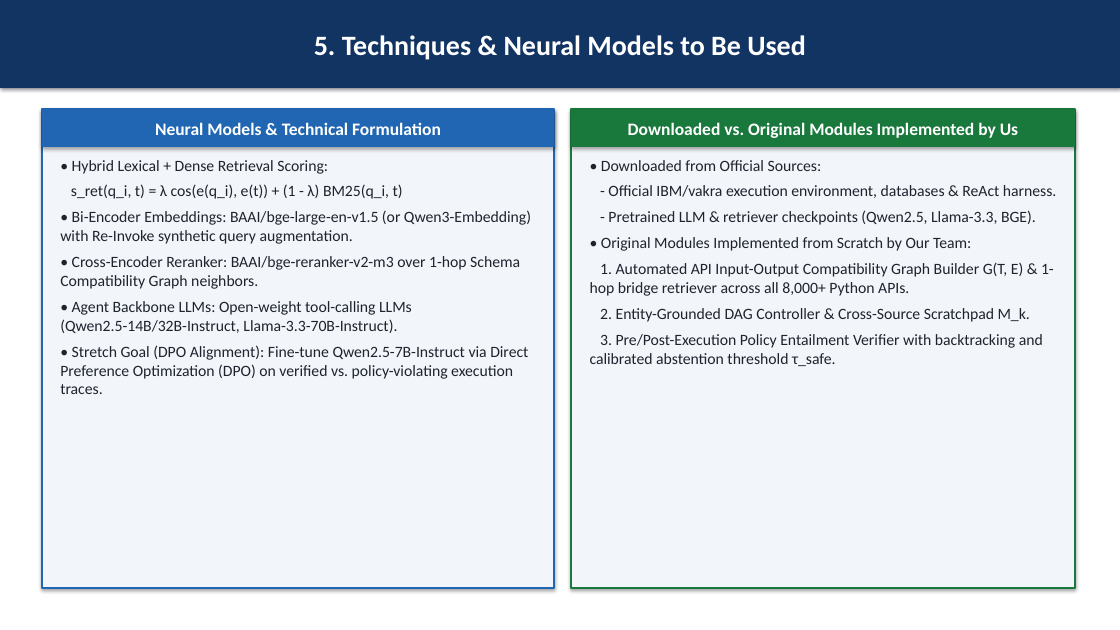
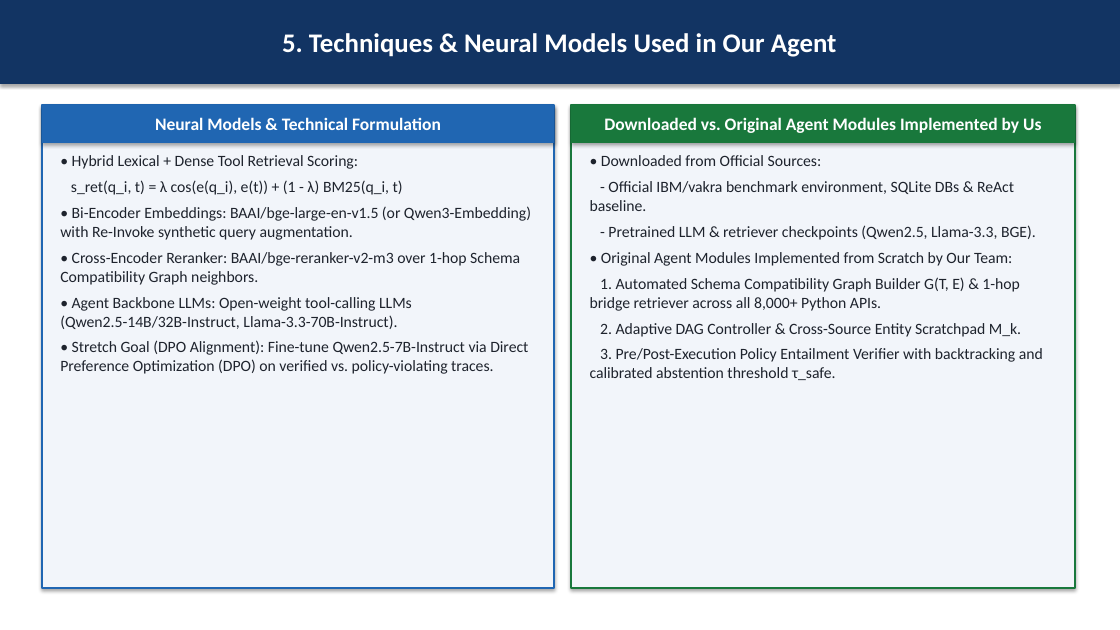
Before and after one commit to NancyHisham/SemEval-2027-Task-11-VAKRA-Advanced, a slide deck: slide 6 of Presentation_VAKRA_Nov21.pptx. Drawn at 1120x630 pixels with LibreOffice and Linux fonts; fonts in the diff are those of the drawing. Boxes give left, top, right and bottom in pixels: in the first picture for what was removed or moved away, otherwise in the second. Text is boxed around its words. In the diff, an @@ line names an element or a change of style, - is before the commit and + after.

```diff
--- a/Presentation_VAKRA_Nov21.pptx
+++ b/Presentation_VAKRA_Nov21.pptx
@@ rectangle "5. Techniques & Neural Models ...": place and size @@
-rectangle "5. Techniques & Neural Models ..." at box(0, 0, 1120, 88)
+rectangle "5. Techniques & Neural Models ..." at box(0, 0, 1120, 84)
@@ text in rectangle at box(282, 33, 837, 57): text changed; size 24 to 23 pt @@
-5. Techniques & Neural Models to Be Used
+5. Techniques & Neural Models Used in Our Agent
@@ rectangle "Neural Models & Technical Formulation": place and size @@
-rectangle "Neural Models & Technical Formulation" at box(42, 109, 555, 147)
+rectangle "Neural Models & Technical Formulation" at box(42, 105, 555, 143)
@@ rectangle: place and size @@
-rectangle at box(42, 109, 555, 588)
+rectangle at box(42, 105, 555, 588)
@@ rectangle "Downloaded vs. Original Agent Modules ...": place and size @@
-rectangle "Downloaded vs. Original Agent Modules ..." at box(571, 109, 1075, 147)
+rectangle "Downloaded vs. Original Agent Modules ..." at box(571, 105, 1075, 143)
@@ rectangle: place and size @@
-rectangle at box(571, 109, 1075, 588)
+rectangle at box(571, 105, 1075, 588)
@@ text in rectangle at box(604, 117, 1041, 133): text changed @@
-Downloaded vs. Original Modules Implemented by Us
+Downloaded vs. Original Agent Modules Implemented by Us
@@ text at box(72, 155, 358, 169): text changed @@
-• Hybrid Lexical + Dense Retrieval Scoring:
+• Hybrid Lexical + Dense Tool Retrieval Scoring:
@@ text at box(590, 181, 1014, 211): text changed @@
-- Official IBM/vakra execution environment, databases & ReAct harness.
+- Official IBM/vakra benchmark environment, SQLite DBs & ReAct baseline.
@@ text at box(590, 252, 1021, 337): text changed @@
-• Original Modules Implemented from Scratch by Our Team:
-1. Automated API Input-Output Compatibility Graph Builder G(T, E) & 1-hop bridge retriever across all 8,000+ Python APIs.
-2. Entity-Grounded DAG Controller & Cross-Source Scratchpad M_k.
+• Original Agent Modules Implemented from Scratch by Our Team:
+1. Automated Schema Compatibility Graph Builder G(T, E) & 1-hop bridge retriever across all 8,000+ Python APIs.
+2. Adaptive DAG Controller & Cross-Source Entity Scratchpad M_k.
@@ text at box(60, 340, 528, 374): text changed @@
-• Stretch Goal (DPO Alignment): Fine-tune Qwen2.5-7B-Instruct via Direct Preference Optimization (DPO) on verified vs. policy-violating execution traces.
+• Stretch Goal (DPO Alignment): Fine-tune Qwen2.5-7B-Instruct via Direct Preference Optimization (DPO) on verified vs. policy-violating traces.
```
Also in this commit, not shown: 6 other slides changed, 7 other files.
